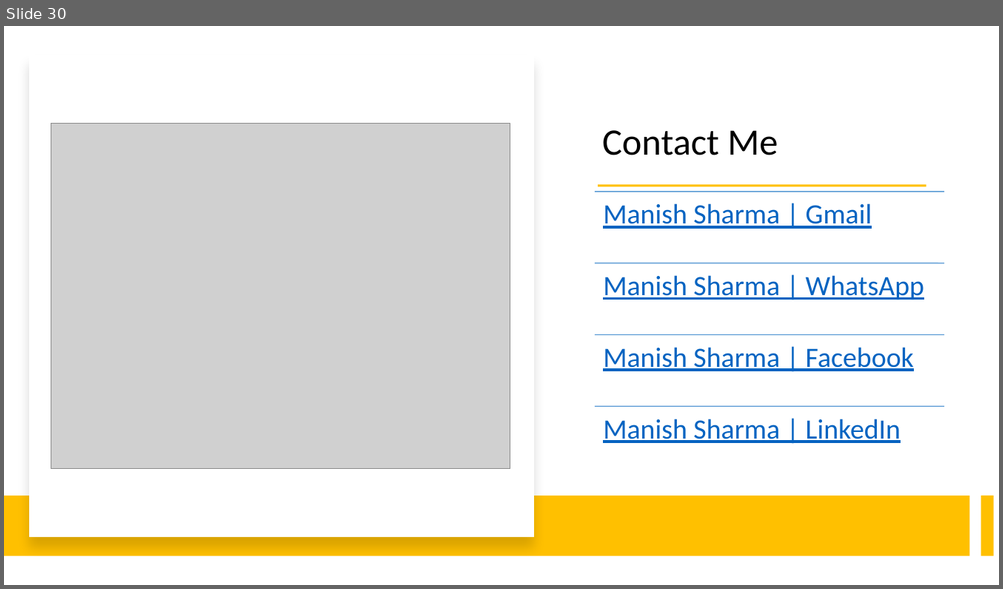
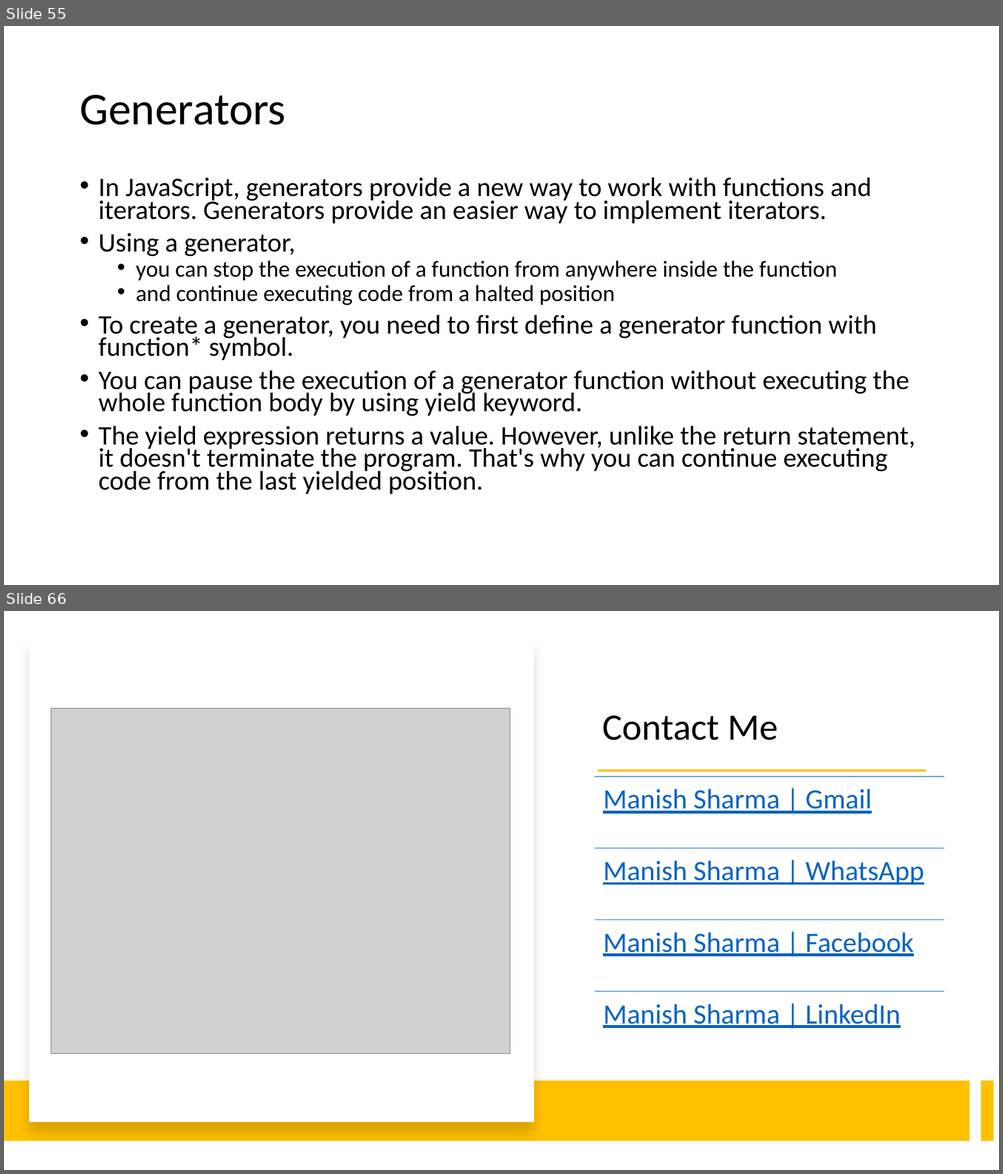
Before and after one commit to madhurinitu/EcmaBy_Manish, a slide deck: Notes/ECMAScript.pptx. Shown one above the other, each under a label of ours: slide 30 before the commit, slides 55 and 66 after it; the slides between them are not shown. The pictures are 1003x589 and 1003x1174 pixels, drawn with LibreOffice and Linux fonts; fonts in the diff are those of the drawing; grey boxes stand for pictures. Boxes give left, top, right and bottom in pixels: in the first picture for what was removed or moved away, otherwise in the second. Text is boxed around its words. In the diff, an @@ line names an element or a change of style, - is before the commit and + after.

```diff
--- a/Notes/ECMAScript.pptx
+++ b/Notes/ECMAScript.pptx
@@ slide 55 added at bbox=[4, 26, 999, 585], background #FFFFFF @@
@@ title added at bbox=[79, 95, 286, 125], 44 pt, text #000000 @@
+Generators
@@ text added at bbox=[99, 177, 915, 494], 25.9 pt, text #000000 @@
+• In JavaScript, generators provide a new way to work with functions and iterators. Generators provide an easier way to implement iterators.
+• Using a generator,
+  • you can stop the execution of a function from anywhere inside the function
+  • and continue executing code from a halted position
+• To create a generator, you need to first define a generator function with function* symbol.
+• You can pause the execution of a generator function without executing the whole function body by using yield keyword.
+• The yield expression returns a value. However, unlike the return statement, it doesn't terminate the program. That's why you can continue executing code from the last yielded position.
@@ what was slide 30 is now slide 66 @@
```
Also in this commit, not shown: 35 other slides added.
